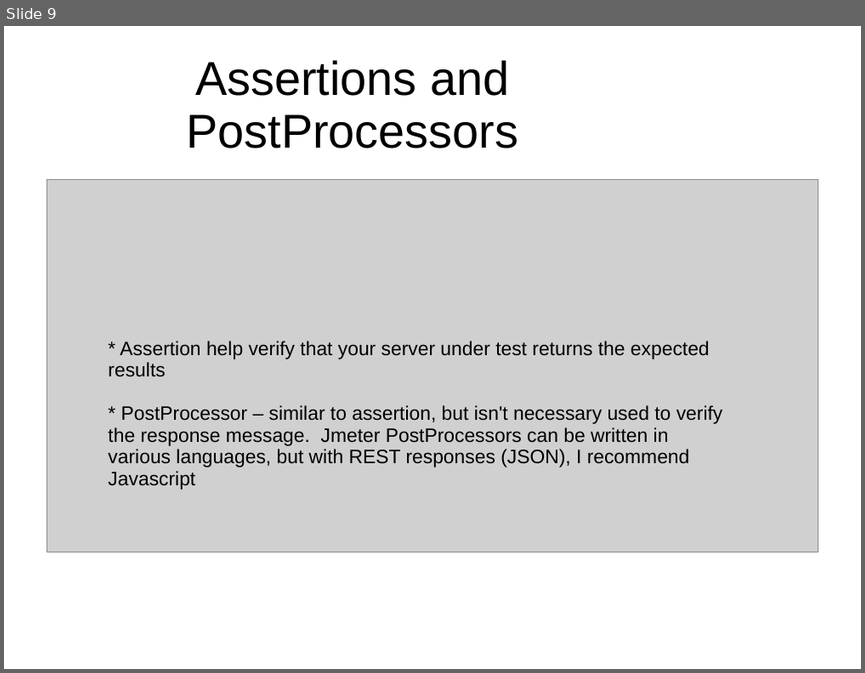
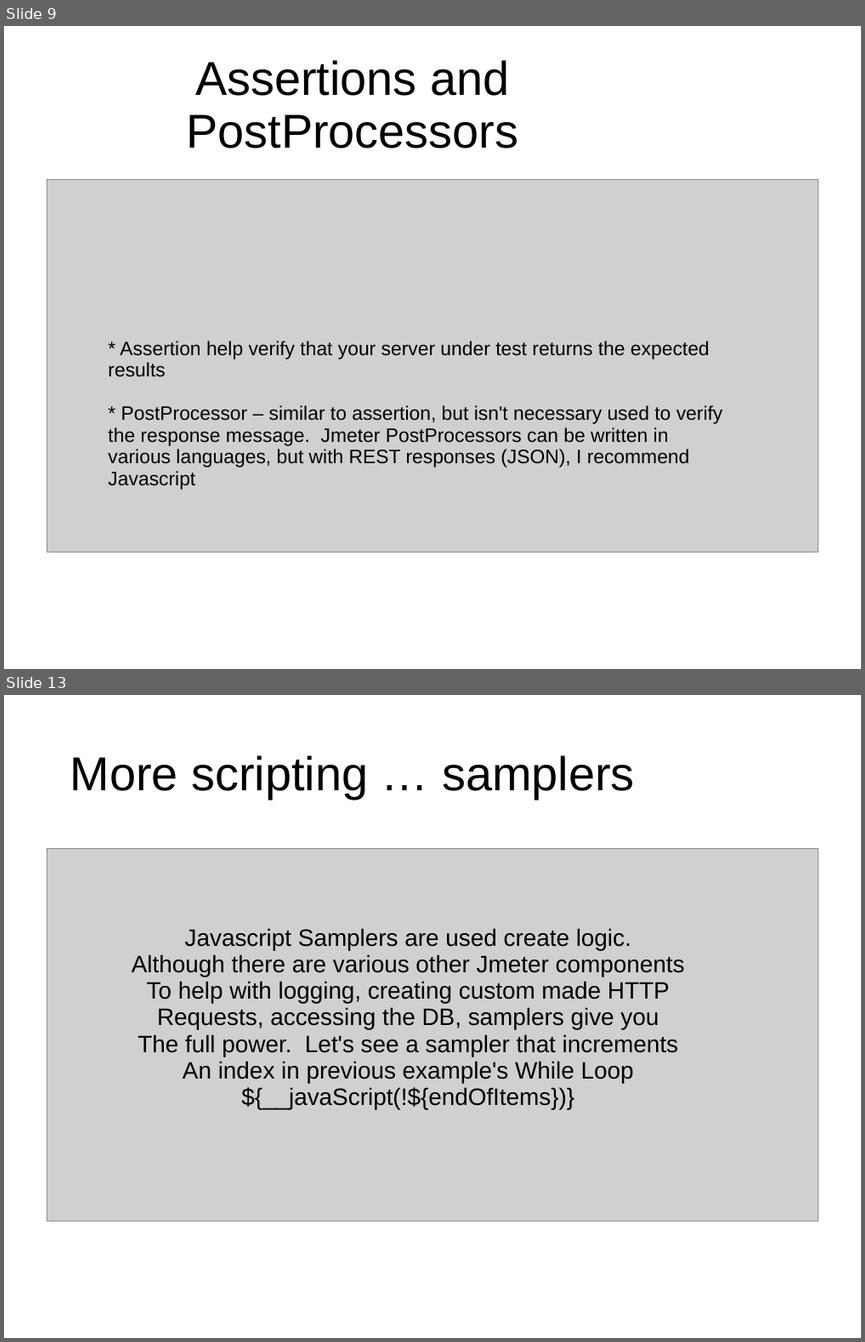
Before and after one commit to hchan/jmeterDemo, a slide deck: jmeterDemo.ppt. Shown one above the other, each under a label of ours: slide 9 before the commit, slides 9 and 13 after it; the slides between them are not shown. The pictures are 865x673 and 865x1342 pixels, drawn with LibreOffice and Linux fonts; fonts in the diff are those of the drawing; grey boxes stand for pictures; background and template pictures are left out. Boxes give left, top, right and bottom in pixels: in the first picture for what was removed or moved away, otherwise in the second. Text is boxed around its words. In the diff, an @@ line names an element or a change of style, - is before the commit and + after.

Commit message:
'a'

```diff
--- a/jmeterDemo.ppt
+++ b/jmeterDemo.ppt
@@ slide 13 added at (4, 695, 861, 1338), background picture (left out) @@
@@ title added at (70, 755, 635, 799), 44 pt, text #000000 @@
+More scripting … samplers
@@ picture added at (46, 848, 818, 1220) @@
@@ text added at (132, 928, 685, 1109), 22 pt, text #000000 @@
+Javascript Samplers are used create logic.
+Although there are various other Jmeter components
+To help with logging, creating custom made HTTP
+Requests, accessing the DB, samplers give you
+The full power. Let's see a sampler that increments
+An index in previous example's While Loop
+${__javaScript(!${endOfItems})}
```
Also in this commit, not shown: 3 other slides added.
